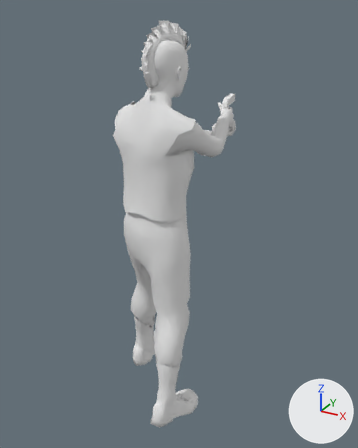
The Blender file models/blender/male_anarchist.blend: old version first, new version second.
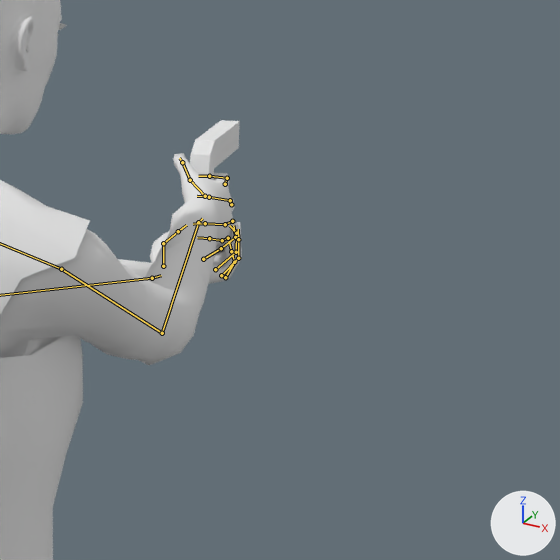
There are two pictures of each version: one whole from a 50 mm camera at (0.0458, -0.0722, 0.0768) aimed at (0.0005, 0.0101, 0.0357), one close up on the part from 48% to 89% of the width and 14% to 47% of the height. The axes (+X, +Y, +Z) are drawn at lower right. The lights are the same throughout. Both versions are drawn at frame 50 of the action 'anarchistAction'; the numbers are the values there. The bones that bend it are drawn over the model as lines in the close-ups.

In view in the first close-up: 'anarchist-base', 'anarchist-harvey_vestv1', 'anarchist-turtle_neck'.
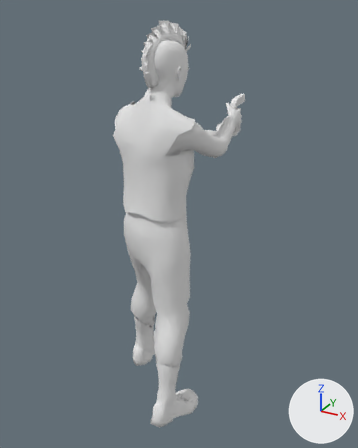
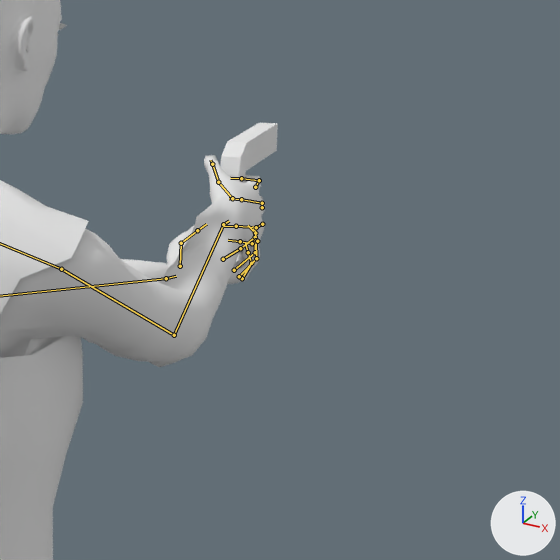
Pixel boxes (x1, y1, x2, y2) of what changed, in the close-ups (560 x 560 px):
'anarchist-turtle_neck', posed
    before: (0, 194, 220, 365)
    after: (0, 196, 246, 367)
'anarchist-harvey_vestv1', posed
    before: (0, 180, 90, 560)
    after: (0, 180, 88, 560)
'anarchist-base', posed
    before: (0, 0, 242, 284)
    after: (0, 0, 278, 284)
bone 'upperarm_r', root to tip
    before: (61, 269) to (162, 333)
    after: (61, 269) to (174, 335)

The change in detail:
Bone 'upperarm_l' (bone_upperarm_l) moves from (-0.03, -0.03, 0.0) to (-0.03, -0.04, 0.12).
Bone 'upperarm_l' (bone_upperarm_l) turns from (69, 14, -27) to (71, 18, -26) degrees about its own x, y and z.
Bone 'upperarm_r' (bone_upperarm_r) moves from (-0.03, 0.03, 0.0) to (-0.03, 0.04, -0.12).
Bone 'upperarm_r' (bone_upperarm_r) turns from (70, -15, 29) to (68, -11, 30) degrees about its own x, y and z.
